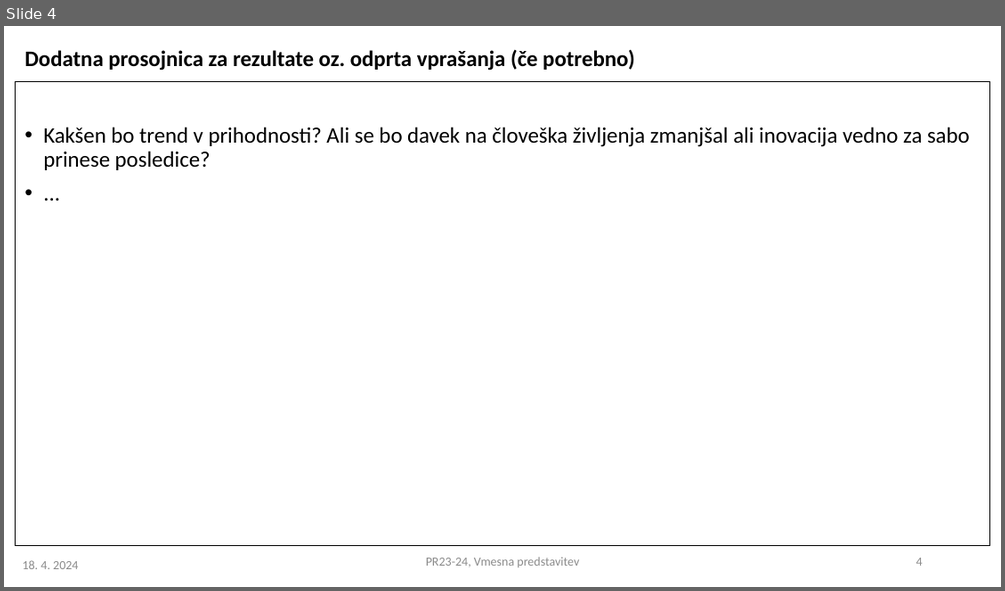
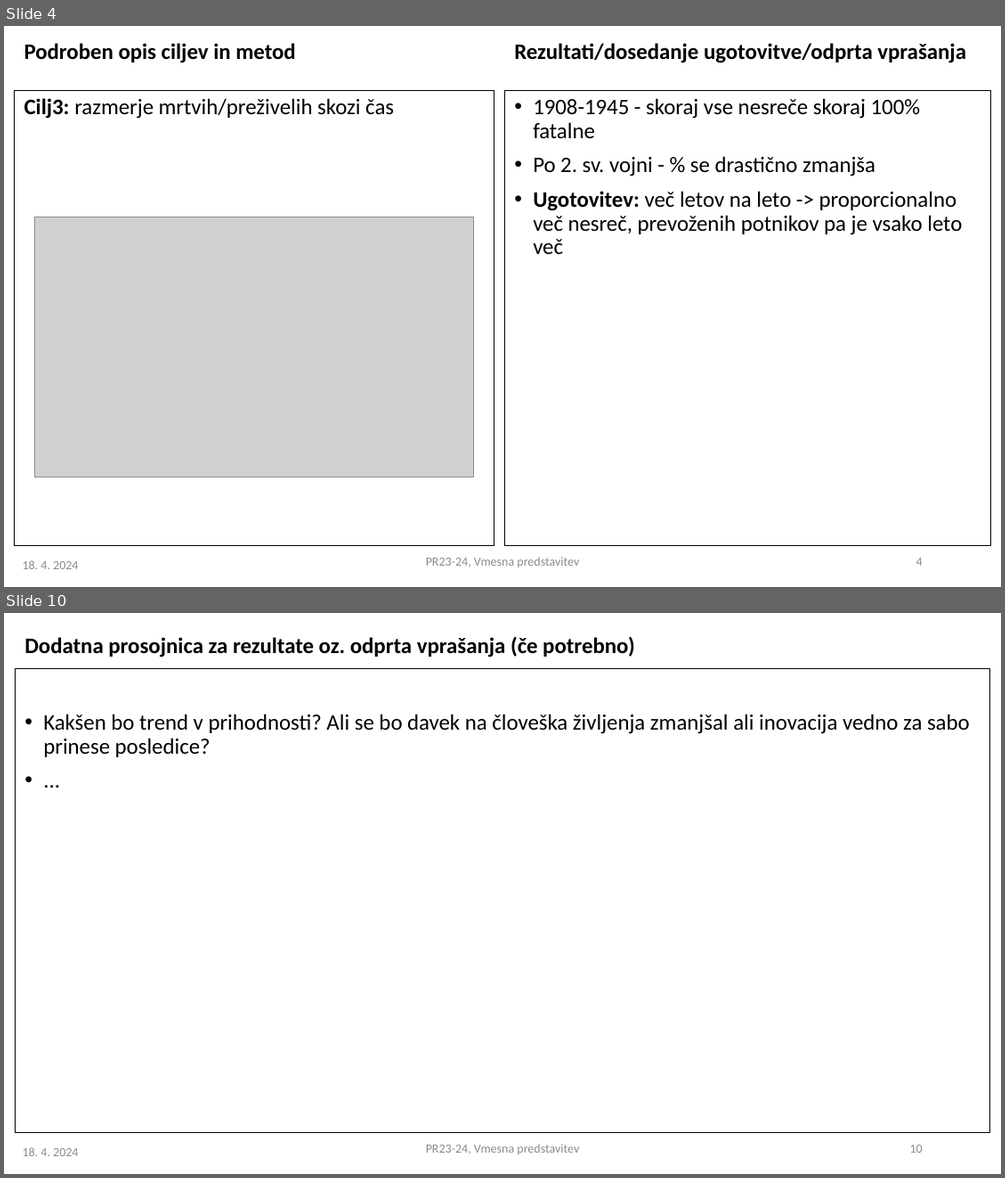
Before and after one commit to aljaztravnik/PR24ATJSBDKJNK, a slide deck: PR2023-24_vmesna_7.pptx. Shown one above the other, each under a label of ours: slide 4 before the commit, slides 4 and 10 after it; the slides between them are not shown. The pictures are 1005x591 and 1005x1178 pixels, drawn with LibreOffice and Linux fonts; fonts in the diff are those of the drawing; grey boxes stand for pictures. Boxes give left, top, right and bottom in pixels: in the first picture for what was removed or moved away, otherwise in the second. Text is boxed around its words. In the diff, an @@ line names an element or a change of style, - is before the commit and + after.

Commit message:
predstavitev

```diff
--- a/PR2023-24_vmesna_7.pptx
+++ b/PR2023-24_vmesna_7.pptx
@@ slide 4 added at (x1=4, y1=26, x2=1001, y2=587), background #FFFFFF @@
@@ text added at (x1=24, y1=43, x2=296, y2=63), 16 pt, text #000000, bold @@
+Podroben opis ciljev in metod
@@ text added at (x1=514, y1=43, x2=966, y2=63), 16 pt, text #000000, bold @@
+Rezultati/dosedanje ugotovitve/odprta vprašanja
@@ text added at (x1=14, y1=90, x2=494, y2=546), outline #000000 0.75 pt, 16 pt, text #000000 @@
+Cilj3: razmerje mrtvih/preživelih skozi čas
@@ text added at (x1=504, y1=90, x2=991, y2=546), outline #000000 0.75 pt, 16 pt, text #000000 @@
+• 1908-1945 - skoraj vse nesreče skoraj 100% fatalne
+• Po 2. sv. vojni - % se drastično zmanjša
+• Ugotovitev: več letov na leto -> proporcionalno več nesreč, prevoženih potnikov pa je vsako leto več
@@ picture added at (x1=35, y1=217, x2=474, y2=477) @@
@@ text added at (x1=426, y1=556, x2=579, y2=567), 9 pt, text #8C8C8C @@
+PR23-24, Vmesna predstavitev
@@ page number added at (x1=916, y1=557, x2=922, y2=565), 9 pt, text #8C8C8C @@
+4
@@ text added at (x1=23, y1=560, x2=78, y2=569), 9 pt, text #8C8C8C @@
+18. 4. 2024
@@ what was slide 4 is now slide 10 @@
@@ page number at (x1=910, y1=1144, x2=922, y2=1152): text changed @@
-4
+10
```
Also in this commit, not shown: 3 slides changed, 5 other slides added, 1 other file.
